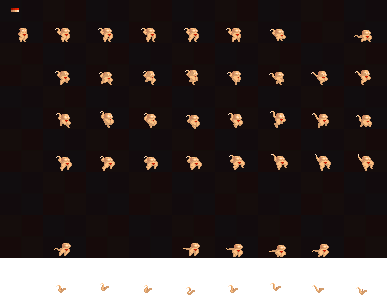
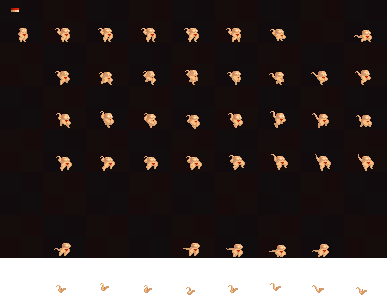
Layer changes from the first 387 x 301 image to the second:
painted on "tail" over (54, 28, 359, 289)
